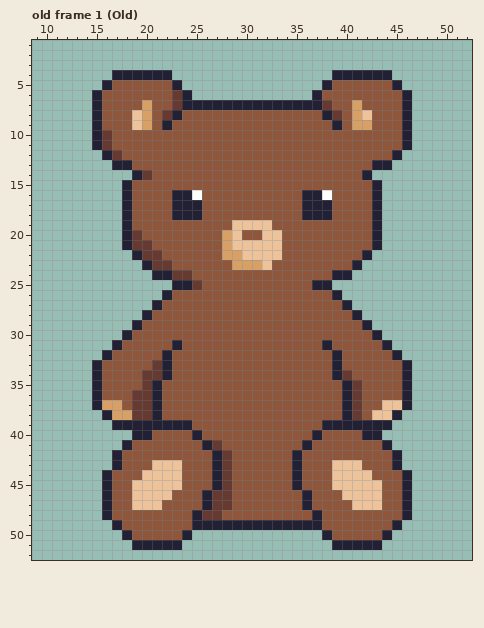
File history of a pixel-art file, aseprite_files/teddybear_boy.ase. This is how it looked before the edit.
64x64 pixels, 74 frames. Shown: old frame 1 (Old): x 9..52, y 1..52. The commit also changed other frames, which this record leaves out.
Once edited:
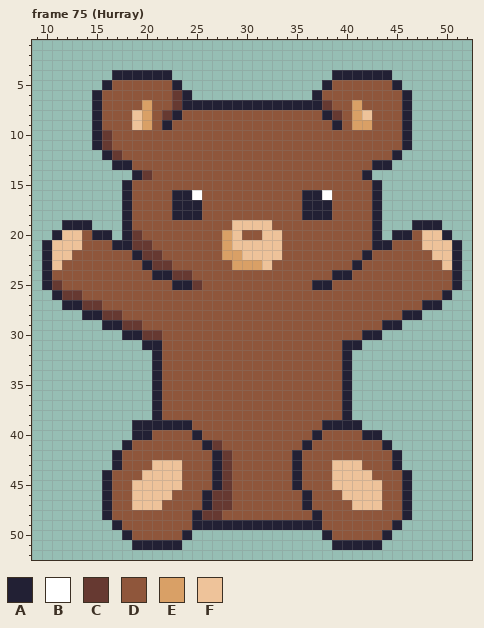
Palette (. is transparent): A #222034  B #ffffff  C #663931  D #8f563b  E #d9a066  F #eec39a
A new or re-ordered frame is compared with the old frame closest to it.
Message: added hurray animations for boy and girl teddybear
Change:
frames 74 -> 75
--- frame 75 (Hurray) is new; against old frame 1 (Old), layers "Body", "LeftArm", "RightArm"
@@ x 9..52 @@
 18 .........ADDDDAAADDDDDDDDDDAAADDDDA.........
-19 .........ADDDDDDDDDDFFFFDDDDDDDDDDA.........
-20 .........ACDDDDDDDDEFDDFFDDDDDDDDDA.........
-21 .........ACCDDDDDDDEFFFFFDDDDDDDDDA.........
-22 ..........ACCDDDDDDEEFFFFDDDDDDDDA..........
-23 ...........ACCDDDDDDEEEFDDDDDDDDA...........
-24 ............AACCDDDDDDDDDDDDDDAA............
-25 ..............AACDDDDDDDDDDDAA..............
-26 .............ADDDDDDDDDDDDDDDDA.............
-27 ............ADDDDDDDDDDDDDDDDDDA............
-28 ...........ADDDDDDDDDDDDDDDDDDDDA...........
-29 ..........ADDDDDDDDDDDDDDDDDDDDDDA..........
-30 .........ADDDDDDDDDDDDDDDDDDDDDDDDA.........
-31 ........ADDDDDADDDDDDDDDDDDDDADDDDDA........
-32 .......ADDDDDADDDDDDDDDDDDDDDDADDDDDA.......
-33 ......ADDDDDCADDDDDDDDDDDDDDDDADDDDDDA......
-34 ......ADDDDCCADDDDDDDDDDDDDDDDACDDDDDA......
-35 ......ADDDDCADDDDDDDDDDDDDDDDDDACDDDDA......
-36 ......ADDDCCADDDDDDDDDDDDDDDDDDACDDDDA......
-37 ......AEEDCCADDDDDDDDDDDDDDDDDDACDDFFA......
-38 .......AEECCADDDDDDDDDDDDDDDDDDACDFFA.......
-39 ........AAAAAAAADDDDDDDDDDDDDAAAAAAA........
+19 ...AAA...ADDDDDDDDDDFFFFDDDDDDDDDDA...AAA...
+20 ..AFFDAA.ACDDDDDDDDEFDDFFDDDDDDDDDA.AADFFA..
+21 .AFFFDDDAACCDDDDDDDEFFFFFDDDDDDDDDAADDDFFFA.
+22 .AFFDDDDDDACCDDDDDDEEFFFFDDDDDDDDADDDDDDFFA.
+23 .AFDDDDDDDDACCDDDDDDEEEFDDDDDDDDADDDDDDDDFA.
+24 .ADDDDDDDDDDAACCDDDDDDDDDDDDDDAADDDDDDDDDDA.
+25 .ACDDDDDDDDDDDAACDDDDDDDDDDDAADDDDDDDDDDDDA.
+26 ..ACCDDDDDDDDDDDDDDDDDDDDDDDDDDDDDDDDDDDDA..
+27 ...AACCDDDDDDDDDDDDDDDDDDDDDDDDDDDDDDDDAA...
+28 .....AACCDDDDDDDDDDDDDDDDDDDDDDDDDDDDAA.....
+29 .......AACCDDDDDDDDDDDDDDDDDDDDDDDDAA.......
+30 .........AACCDDDDDDDDDDDDDDDDDDDDAA.........
+31 ...........AADDDDDDDDDDDDDDDDDDAA...........
+32 ............ADDDDDDDDDDDDDDDDDDA............
+33 ............ADDDDDDDDDDDDDDDDDDA............
+34 ............ADDDDDDDDDDDDDDDDDDA............
+35 ............ADDDDDDDDDDDDDDDDDDA............
+36 ............ADDDDDDDDDDDDDDDDDDA............
+37 ............ADDDDDDDDDDDDDDDDDDA............
+38 ............ADDDDDDDDDDDDDDDDDDA............
+39 ..........AAAAAADDDDDDDDDDDDDAAAA...........
 40 ..........AADDDDADDDDDDDDDDDADDDDAA.........
